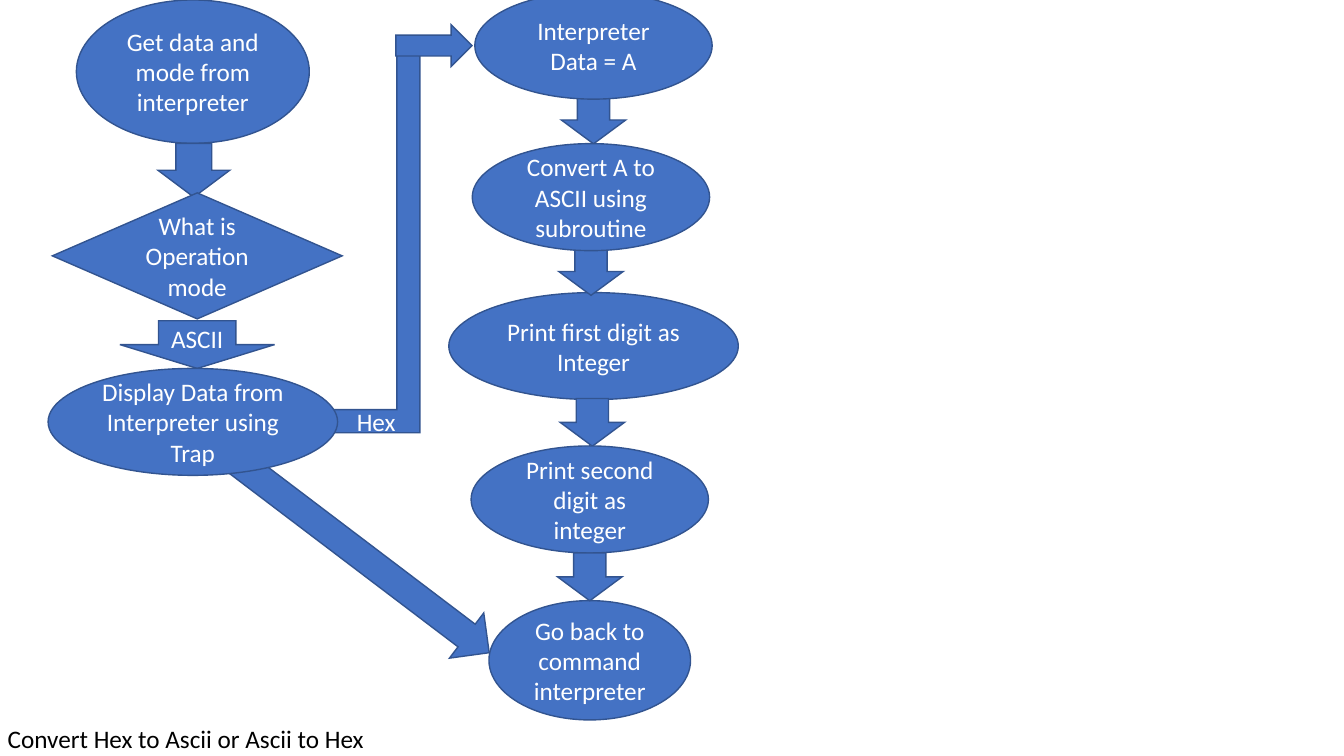
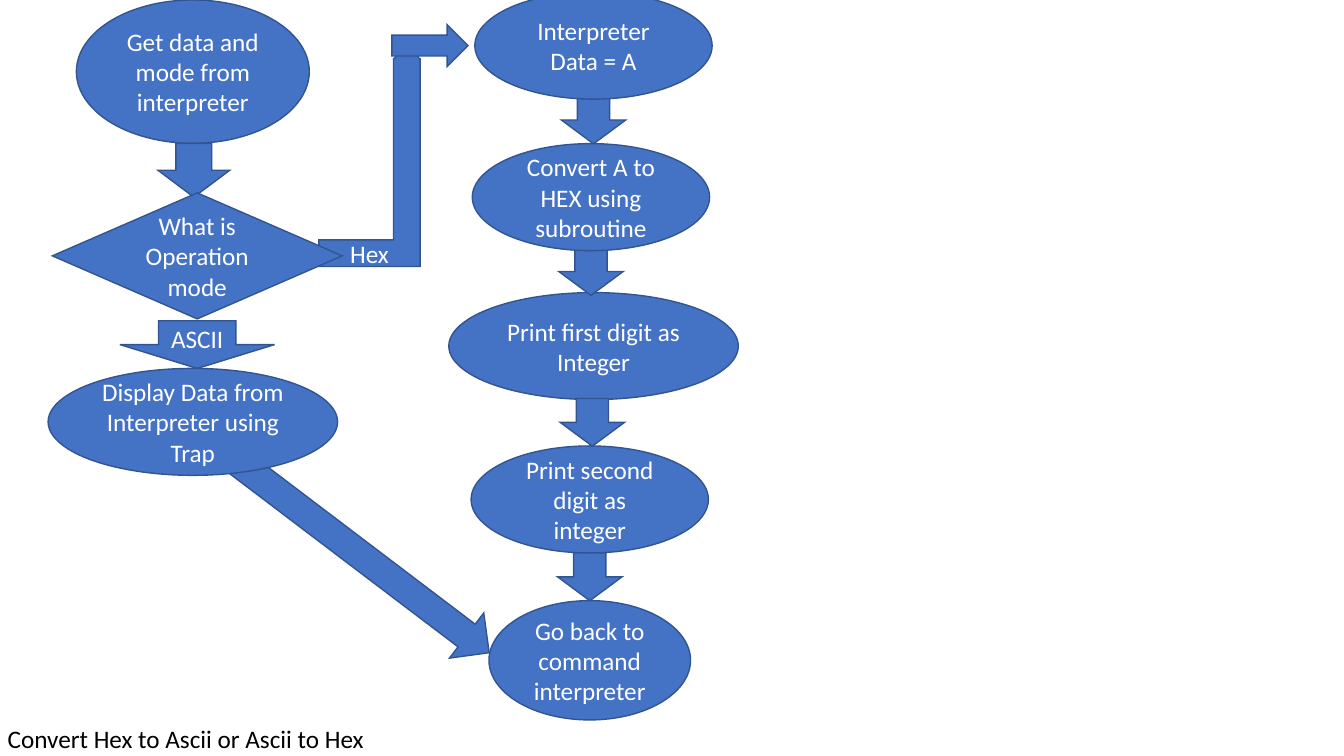
Before and after one commit to metemorris/ECE441DESIGNPROJECT, a slide deck: slide 16 of Flowcharts.pptx. Drawn at 1344x756 pixels with LibreOffice and Linux fonts; fonts in the diff are those of the drawing. Boxes give left, top, right and bottom in pixels: in the first picture for what was removed or moved away, otherwise in the second. Text is boxed around its words. In the diff, an @@ line names an element or a change of style, - is before the commit and + after.

```diff
--- a/Flowcharts.pptx
+++ b/Flowcharts.pptx
@@ right arrow: place and size @@
-right arrow at box(396, 25, 473, 67)
+right arrow at box(392, 25, 469, 67)
@@ bent up arrow "Hex": place and size @@
-bent up arrow "Hex" at box(333, 37, 419, 433)
+bent up arrow "Hex" at box(319, 37, 418, 267)
@@ text in ellipse at box(527, 159, 654, 237): text changed @@
-Convert A to ASCII using subroutine
+Convert A to HEX using subroutine
```
Also in this commit, not shown: 2 other slides changed, 4 other files.
